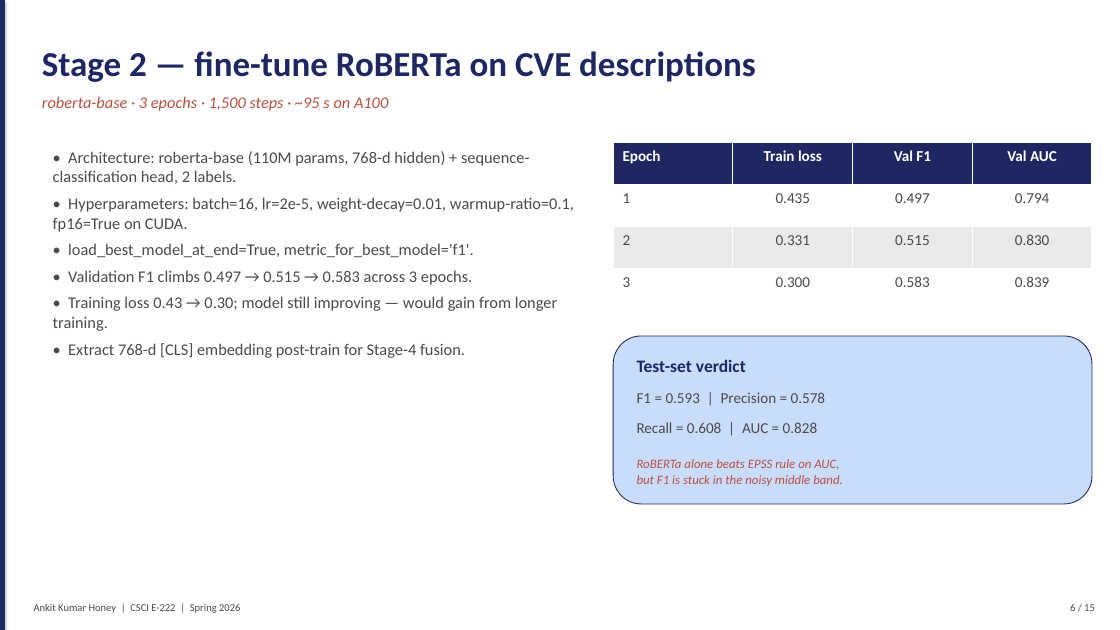
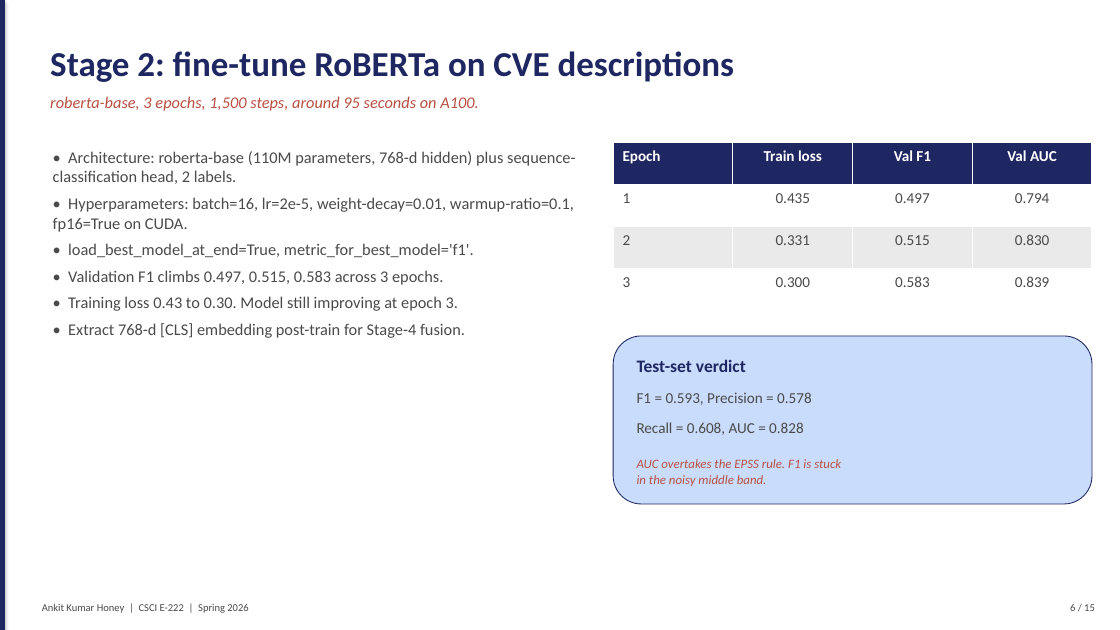
Before and after one commit to honeyankit/reachability-llm, a slide deck: slide 6 of reports/FalsePositive_SupplyChain_Honey.pptx. Drawn at 1120x630 pixels with LibreOffice and Linux fonts; fonts in the diff are those of the drawing. Boxes give left, top, right and bottom in pixels: in the first picture for what was removed or moved away, otherwise in the second. Text is boxed around its words. In the diff, an @@ line names an element or a change of style, - is before the commit and + after.

```diff
--- a/reports/FalsePositive_SupplyChain_Honey.pptx
+++ b/reports/FalsePositive_SupplyChain_Honey.pptx
@@ text at (x1=50, y1=51, x2=734, y2=82): text changed @@
-Stage 2 — fine-tune RoBERTa on CVE descriptions
+Stage 2: fine-tune RoBERTa on CVE descriptions
@@ text at (x1=50, y1=96, x2=478, y2=111): text changed @@
-roberta-base · 3 epochs · 1,500 steps · ~95 s on A100
+roberta-base, 3 epochs, 1,500 steps, around 95 seconds on A100.
@@ text at (x1=53, y1=151, x2=575, y2=184): text changed @@
-• Architecture: roberta-base (110M params, 768-d hidden) + sequence-classification head, 2 labels.
+• Architecture: roberta-base (110M parameters, 768-d hidden) plus sequence-classification head, 2 labels.
@@ text at (x1=68, y1=270, x2=458, y2=311): text changed @@
-• Validation F1 climbs 0.497 → 0.515 → 0.583 across 3 epochs.
-• Training loss 0.43 → 0.30; model still improving — would gain from longer training.
+• Validation F1 climbs 0.497, 0.515, 0.583 across 3 epochs.
+• Training loss 0.43 to 0.30. Model still improving at epoch 3.
@@ text at (x1=637, y1=392, x2=812, y2=405): text changed @@
-F1 = 0.593 | Precision = 0.578
+F1 = 0.593, Precision = 0.578
@@ text at (x1=637, y1=422, x2=803, y2=435): text changed @@
-Recall = 0.608 | AUC = 0.828
+Recall = 0.608, AUC = 0.828
@@ text at (x1=637, y1=459, x2=841, y2=486): text changed @@
-RoBERTa alone beats EPSS rule on AUC,
-but F1 is stuck in the noisy middle band.
+AUC overtakes the EPSS rule. F1 is stuck
+in the noisy middle band.
@@ text "Ankit Kumar Honey | CSCI ..." moved from (x1=34, y1=604, x2=240, y2=613) to (x1=42, y1=603, x2=248, y2=613) @@
```
Also in this commit, not shown: 14 other slides changed, 3 other files.
